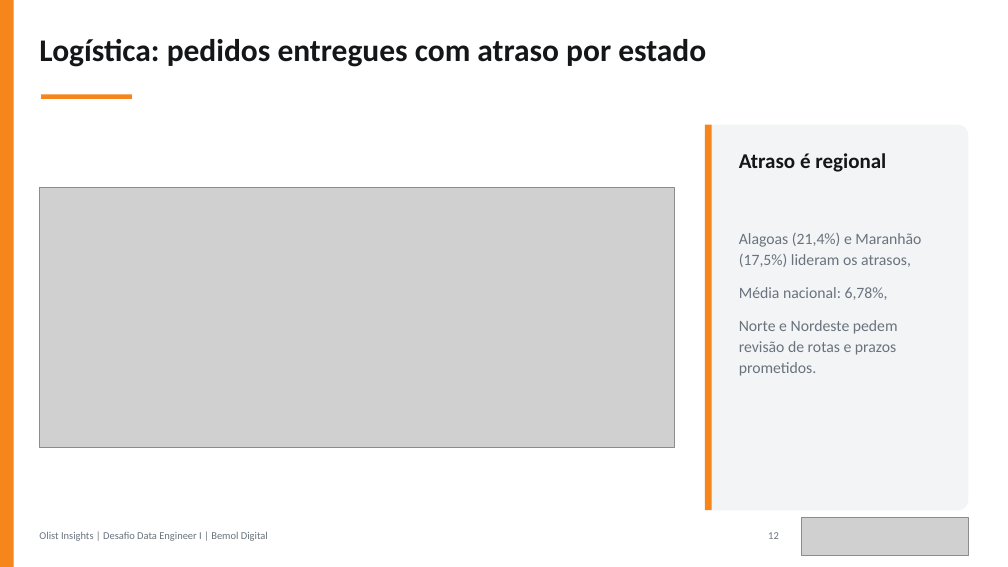
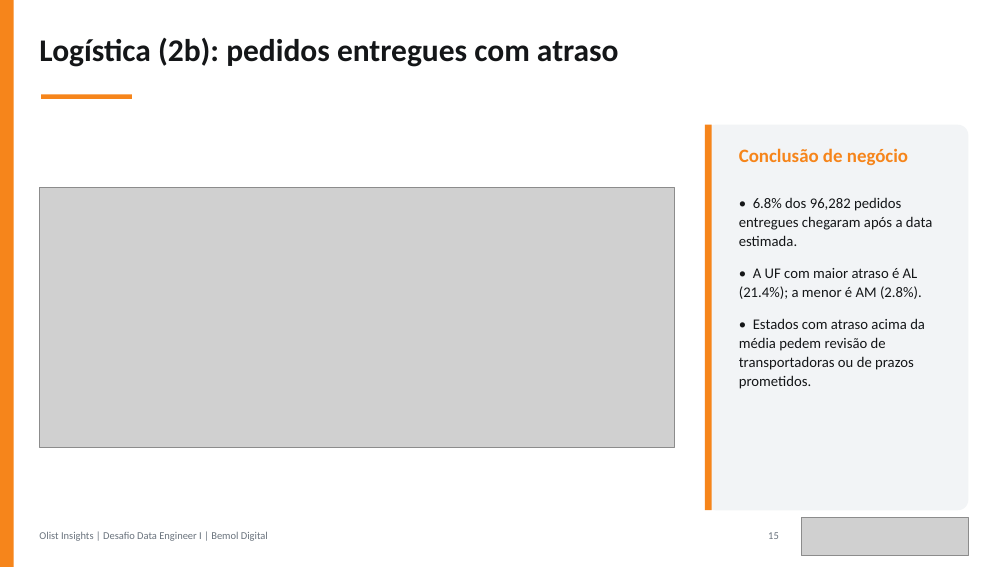
Before and after one commit to JulianaBallin/data-engineer-challenge, a slide deck: slide 15 of docs/apresentacao/apresentacao-olist.pptx (slide 12 before the commit). Drawn at 1008x567 pixels with LibreOffice and Linux fonts; fonts in the diff are those of the drawing; grey boxes stand for pictures. Boxes give left, top, right and bottom in pixels: in the first picture for what was removed or moved away, otherwise in the second. Text is boxed around its words. In the diff, an @@ line names an element or a change of style, - is before the commit and + after.

```diff
--- a/docs/apresentacao/apresentacao-olist.pptx
+++ b/docs/apresentacao/apresentacao-olist.pptx
@@ text at [39, 38, 619, 67]: text changed @@
-Logística: pedidos entregues com atraso por estado
+Logística (2b): pedidos entregues com atraso
@@ text at [739, 148, 908, 165]: text changed; size 20 to 18 pt; text colour #141618 to #F6851B @@
-Atraso é regional
+Conclusão de negócio
@@ text at [739, 198, 932, 389]: text changed; size 15 to 14 pt; text colour #6A737D to #141618 @@
-Alagoas (21,4%) e Maranhão (17,5%) lideram os atrasos,
-Média nacional: 6,78%,
-Norte e Nordeste pedem revisão de rotas e prazos prometidos.
+• 6.8% dos 96,282 pedidos entregues chegaram após a data estimada.
+• A UF com maior atraso é AL (21.4%); a menor é AM (2.8%).
+• Estados com atraso acima da média pedem revisão de transportadoras ou de prazos prometidos.
```
Also in this commit, not shown: 8 other slides changed, 6 slides added, 35 other files.
